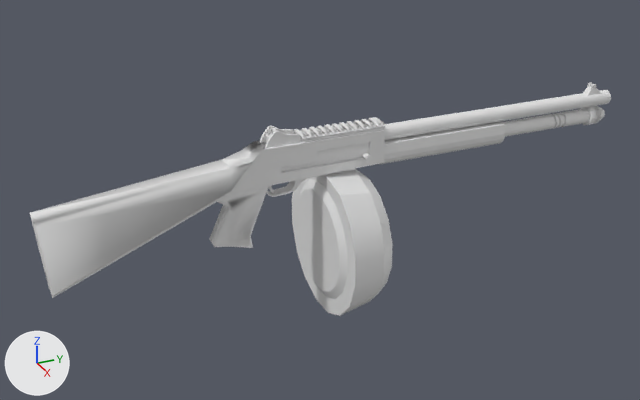
Renders of the OBJ model src/main/resources/assets/hbm/models/weapons/benelli_new.obj from each side of a commit.
Rendered twice from a camera (50 mm lens) standing at (45.8, -22.9, 21.6) and looking at (-1.2, -1.8, -1.9). Lighting does not change. The marker at lower left points along +X, +Y and +Z. The first picture is the older version. Where no turn or scale is listed for an object, it has been applied to the vertices. Vertices at exactly the same position are counted once.

Names of what the first picture shows: 'Body', 'Bolt', 'Drum'.
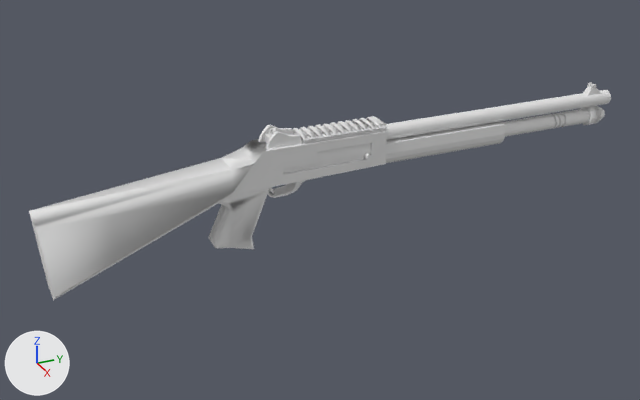
Not visible in the pictures: part 3 of me_body.

Edits to the bpy script that builds the scene:
```text
Change me_body:
    used by ob_body; location = (0.0, 0.0, 0.0)
    remove me_body.from_pydata(...)  # 972 vertices, 1849 faces; spans x -0.9..0.9, y -19.4..19.5, z -3.9..3.9
    add me_body.from_pydata(...)  # 972 vertices, 1849 faces; spans x -1.2..1.2, y -19.4..19.5, z -3.9..3.9
    me_body part 1: the loose piece of 13 vertices spanning x -0.7..0.7, y -1.2..-1.0, z 3.2..3.4 is scaled about its middle by (1.34, 1, 1)
    me_body part 2: the loose piece of 6 vertices spanning x 0.6..0.7, y -3.8..1.7, z 3.0..3.2 is moved by (0.2, 0.0, 0.0)
    me_body part 3: the loose piece of 6 vertices spanning x -0.7..-0.6, y -3.8..1.7, z 3.0..3.2 is moved by (-0.2, 0.0, 0.0)
    me_body part 4: the loose piece of 20 vertices spanning x -0.7..0.7, y -3.7..1.8, z 2.9..3.4 is scaled about its middle by (1.34, 1, 1)
    me_body part 5: the loose piece of 13 vertices spanning x -0.7..0.7, y -3.2..-3.0, z 3.2..3.4 is scaled about its middle by (1.34, 1, 1)
    me_body part 6: the loose piece of 13 vertices spanning x -0.7..0.7, y -2.7..-2.5, z 3.2..3.4 is scaled about its middle by (1.34, 1, 1)
    me_body part 7: the loose piece of 13 vertices spanning x -0.7..0.7, y -2.2..-2.0, z 3.2..3.4 is scaled about its middle by (1.34, 1, 1)
    me_body part 8: the loose piece of 13 vertices spanning x -0.7..0.7, y -1.7..-1.5, z 3.2..3.4 is scaled about its middle by (1.34, 1, 1)
    me_body part 9: the loose piece of 13 vertices spanning x -0.7..0.7, y -0.7..-0.5, z 3.2..3.4 is scaled about its middle by (1.34, 1, 1)
    me_body part 10: the loose piece of 13 vertices spanning x -0.7..0.7, y -0.2..0.0, z 3.2..3.4 is scaled about its middle by (1.34, 1, 1)
    me_body part 11: the loose piece of 13 vertices spanning x -0.7..0.7, y 0.3..0.5, z 3.2..3.4 is scaled about its middle by (1.34, 1, 1)
    me_body part 12: the loose piece of 13 vertices spanning x -0.7..0.7, y 0.7..1.0, z 3.2..3.4 is scaled about its middle by (1.34, 1, 1)
    me_body part 13: the loose piece of 13 vertices spanning x -0.7..0.7, y 1.3..1.5, z 3.2..3.4 is scaled about its middle by (1.34, 1, 1)
    me_body part 14: the loose piece of 13 vertices spanning x -0.7..0.7, y 1.5..1.8, z 3.2..3.4 is scaled about its middle by (1.34, 1, 1)
    me_body part 15: the loose piece of 32 vertices spanning x -0.4..0.4, y -6.0..-3.0, z -0.4..0.7 is scaled about its middle by (1.34, 1, 1)
    me_body part 16: the loose piece of 19 vertices spanning x -0.6..-0.4, y -6.0..-3.8, z 2.9..3.8 is moved by (-0.2, 0.0, 0.0)
    me_body part 17: the loose piece of 15 vertices spanning x 0.4..0.6, y -6.0..-3.8, z 2.9..3.8 is moved by (0.2, 0.0, 0.0)
    me_body part 18: 142 of 972 vertices moved; they spanned x -0.9..0.9, y -19.4..1.7, z -3.9..3.4 and now span x -1.2..1.2, y -19.4..1.7, z -3.9..3.4; mean shift (0.0, 0.0, 0.0); largest move (-0.9, -18.9, -3.6) -> (-1.2, -18.9, -3.6)
Remove ob_drum:
    ob_drum = bpy.data.objects.new('Drum', me_drum)
    ob_drum.location = (0.0, 0.0, 0.0)
```

What differs and where, as boxes (x1, y1, x2, y2) in the pictures (640 x 400 px; the box of a moved part takes in the faces that stretch with it):
'Body', reshaped
    before: (30, 82, 611, 298)
    after: (29, 82, 611, 300)
'Drum', deleted
    before: (292, 169, 393, 316)
part 1 of me_body, moved or reshaped
    before: (331, 123, 344, 133)
    after: (330, 122, 346, 134)
part 2 of me_body, moved or reshaped
    before: (302, 126, 385, 141)
    after: (303, 127, 387, 142)
part 4 of me_body, moved or reshaped
    before: (293, 121, 384, 142)
    after: (292, 121, 386, 143)
part 5 of me_body, moved or reshaped
    before: (301, 128, 314, 138)
    after: (300, 127, 315, 139)
part 6 of me_body, moved or reshaped
    before: (309, 127, 322, 136)
    after: (307, 126, 323, 138)
part 7 of me_body, moved or reshaped
    before: (316, 125, 329, 135)
    after: (315, 124, 331, 137)
part 8 of me_body, moved or reshaped
    before: (324, 124, 337, 134)
    after: (322, 123, 339, 135)
part 9 of me_body, moved or reshaped
    before: (339, 122, 352, 132)
    after: (337, 121, 354, 133)
part 10 of me_body, moved or reshaped
    before: (346, 121, 359, 130)
    after: (344, 120, 361, 132)
part 11 of me_body, moved or reshaped
    before: (353, 120, 367, 129)
    after: (352, 119, 369, 131)
part 12 of me_body, moved or reshaped
    before: (361, 119, 374, 128)
    after: (359, 118, 376, 129)
part 13 of me_body, moved or reshaped
    before: (368, 118, 382, 127)
    after: (366, 117, 383, 128)
part 14 of me_body, moved or reshaped
    before: (373, 117, 385, 126)
    after: (372, 116, 387, 128)
part 15 of me_body, moved or reshaped
    before: (266, 178, 307, 197)
    after: (268, 180, 306, 198)
part 16 of me_body, moved or reshaped
    before: (259, 126, 294, 143)
    after: (258, 125, 293, 142)
part 17 of me_body, moved or reshaped
    before: (265, 131, 301, 148)
    after: (266, 131, 302, 149)
part 18 of me_body, moved or reshaped
    before: (30, 130, 385, 298)
    after: (29, 130, 387, 300)
'Slide_Cylinder', unchanged, uncovered by the edit
    after: (283, 143, 372, 174)
